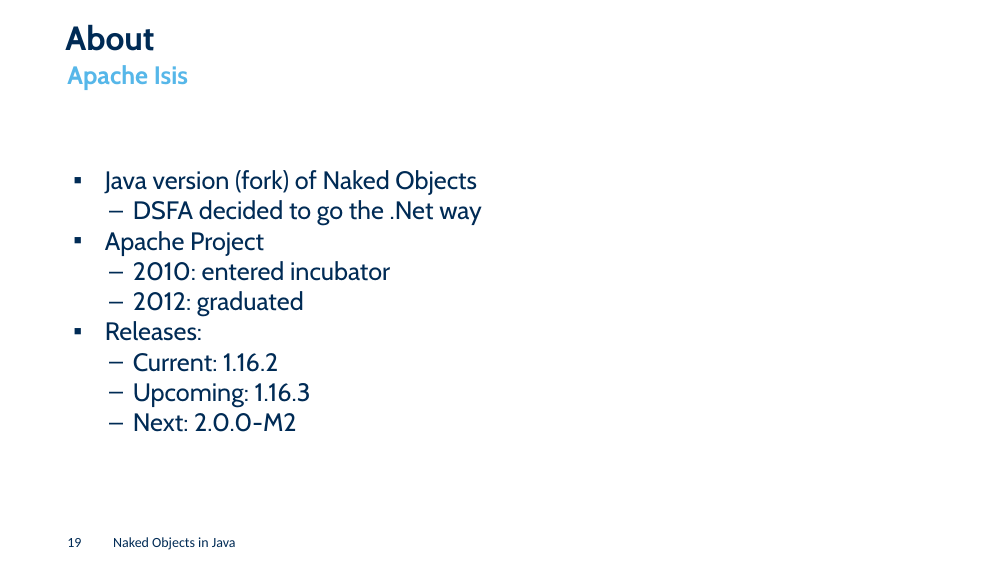
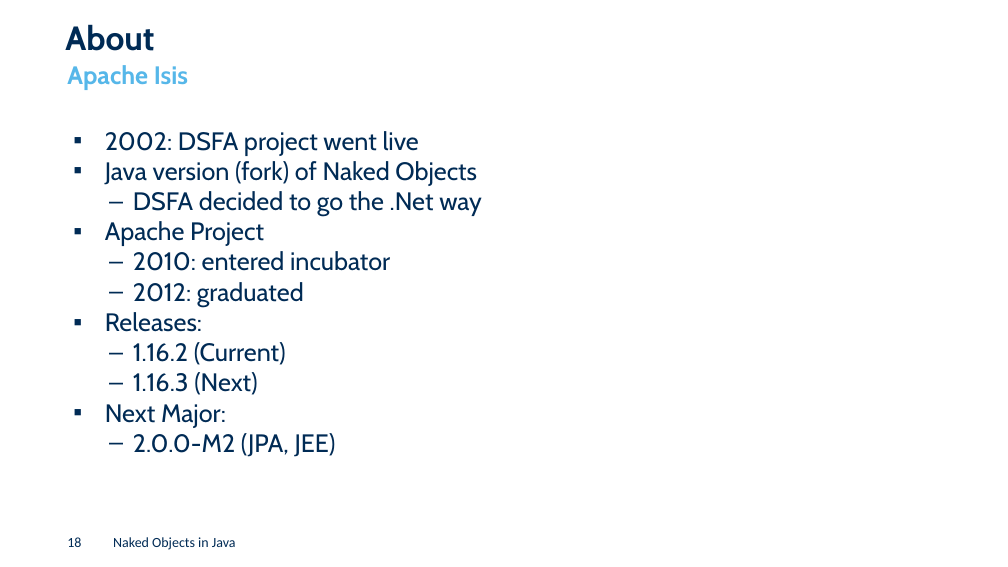
Before and after one commit to joerg-rade/dddsample-isis, a slide deck: slide 18 of NakedObjects.pptx (slide 19 before the commit). Drawn at 1008x567 pixels with LibreOffice and Linux fonts; fonts in the diff are those of the drawing; background and template pictures are left out. Boxes give left, top, right and bottom in pixels: in the first picture for what was removed or moved away, otherwise in the second. Text is boxed around its words. In the diff, an @@ line names an element or a change of style, - is before the commit and + after.

```diff
--- a/NakedObjects.pptx
+++ b/NakedObjects.pptx
@@ text "2002: DSFA project went live" moved from (x1=105, y1=170, x2=481, y2=432) to (x1=105, y1=131, x2=481, y2=457) @@
@@ text at (x1=105, y1=131, x2=419, y2=156): paragraph added @@
+▪ 2002: DSFA project went live
@@ text at (x1=105, y1=342, x2=336, y2=457): text changed @@
-  – Current: 1.16.2
-  – Upcoming: 1.16.3
-  – Next: 2.0.0-M2
+  – 1.16.2 (Current)
+  – 1.16.3 (Next)
+▪ Next Major:
+  – 2.0.0-M2 (JPA, JEE)
@@ page number at (x1=67, y1=537, x2=81, y2=547): text changed @@
-19
+18
```
Also in this commit, not shown: 16 other slides changed, 2 slides added, 1 slide removed, 4 other files.
